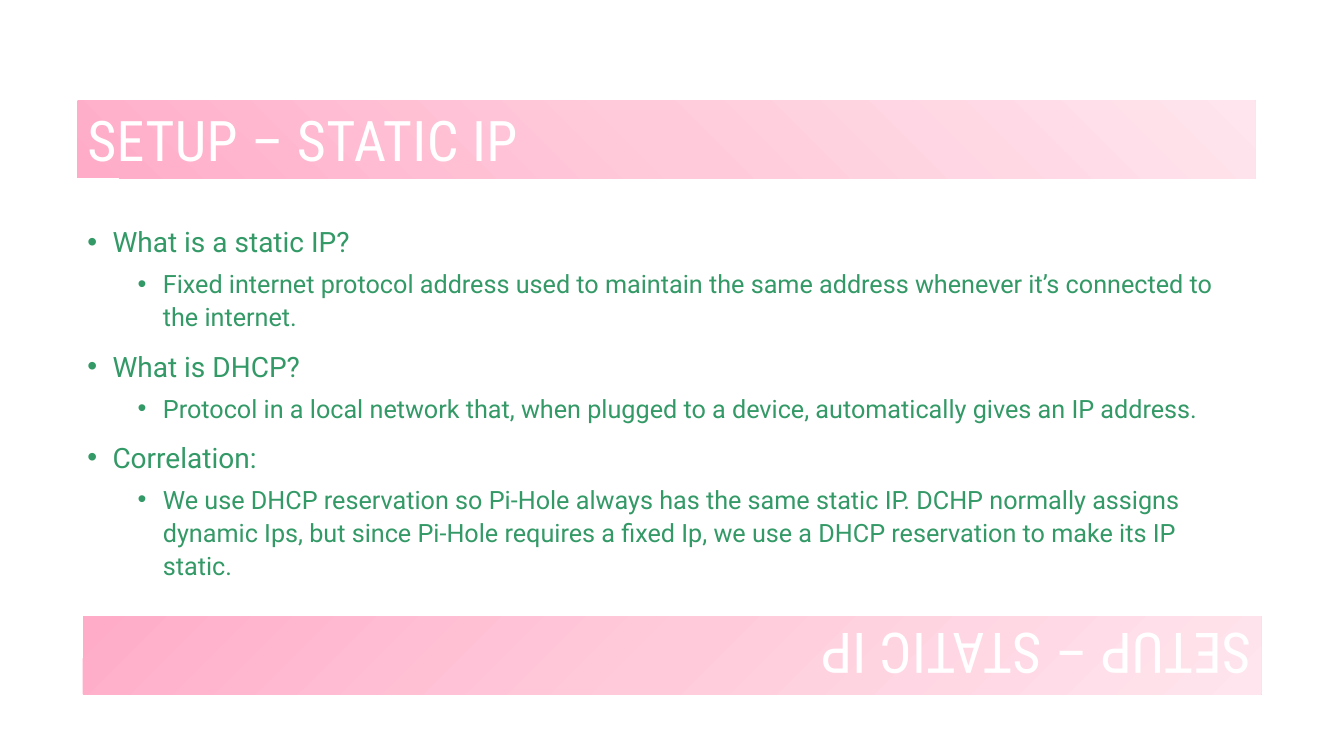
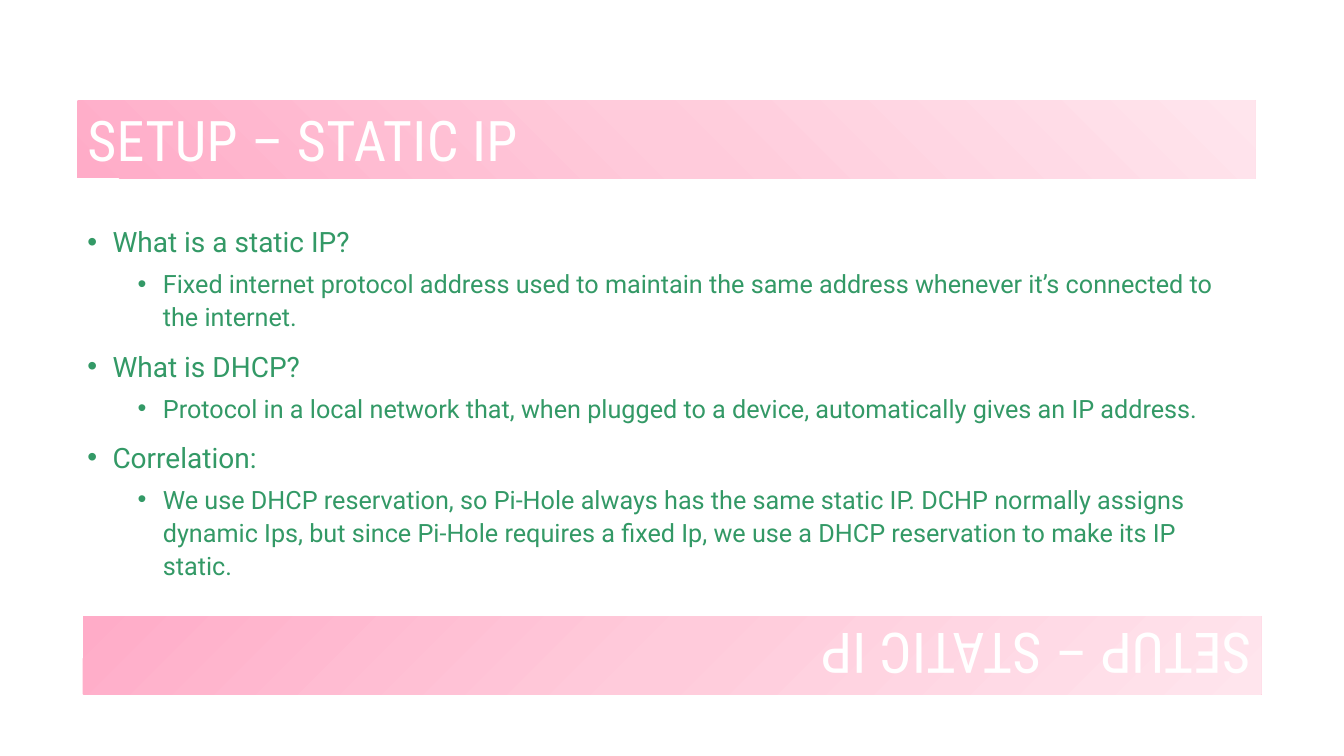
Before and after one commit to fadwa2208/PiHoleProject, a slide deck: slide 11 of PiHole.pptx (slide 10 before the commit). Drawn at 1344x756 pixels with LibreOffice and Linux fonts; fonts in the diff are those of the drawing. Boxes give left, top, right and bottom in pixels: in the first picture for what was removed or moved away, otherwise in the second. Text is boxed around its words. In the diff, an @@ line names an element or a change of style, - is before the commit and + after.

```diff
--- a/PiHole.pptx
+++ b/PiHole.pptx
@@ text at bbox=[163, 490, 1184, 576]: text changed @@
-  • We use DHCP reservation so Pi-Hole always has the same static IP. DCHP normally assigns dynamic Ips, but since Pi-Hole requires a fixed Ip, we use a DHCP reservation to make its IP static.
+  • We use DHCP reservation, so Pi-Hole always has the same static IP. DCHP normally assigns dynamic Ips, but since Pi-Hole requires a fixed Ip, we use a DHCP reservation to make its IP static.
```
Also in this commit, not shown: 3 other slides changed, 4 slides added, 1 slide removed, 3 other files.
